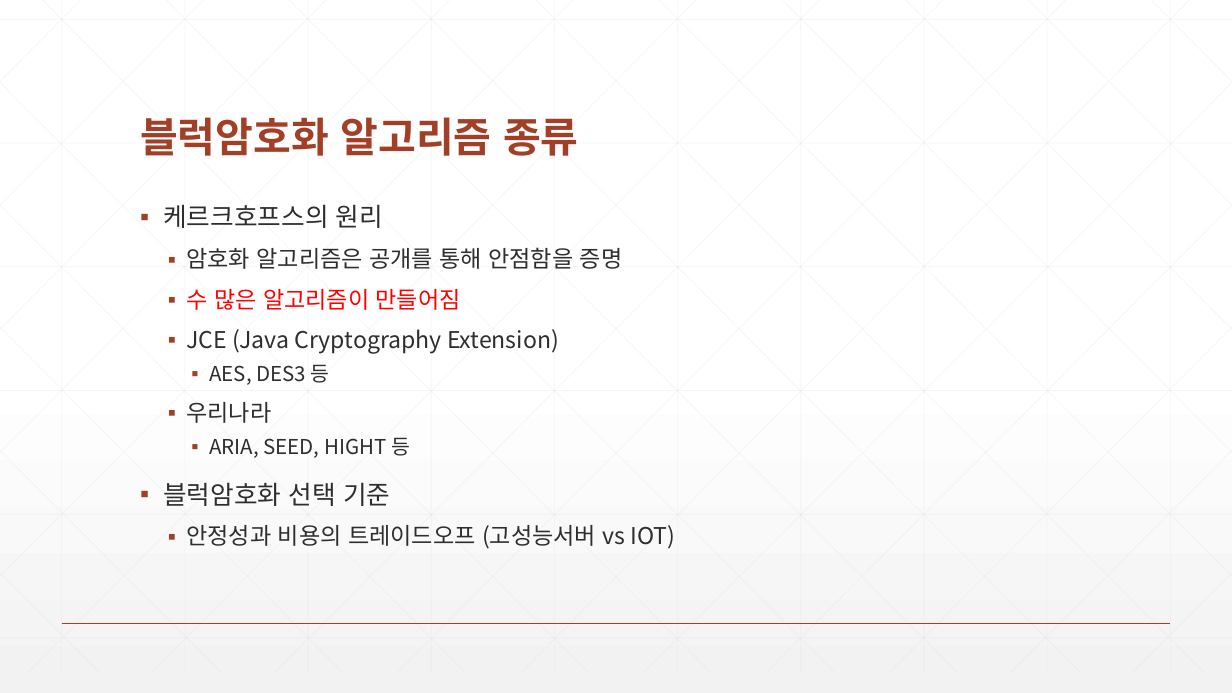
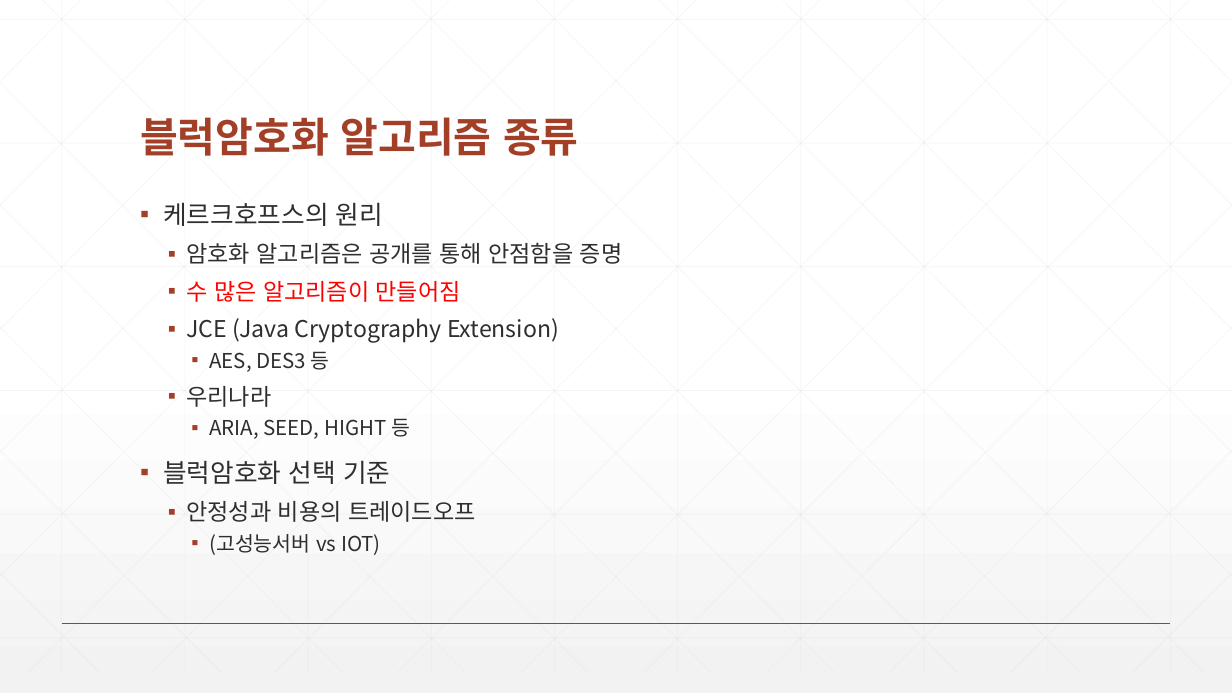
Before and after one commit to zeroshift01/code5, a slide deck: slide 6 of inflearn06/doc/6.암호화기능을구현합니다.pptx. Drawn at 1232x693 pixels with LibreOffice and Linux fonts; fonts in the diff are those of the drawing. Boxes give left, top, right and bottom in pixels: in the first picture for what was removed or moved away, otherwise in the second. Text is boxed around its words. In the diff, an @@ line names an element or a change of style, - is before the commit and + after.

```diff
--- a/inflearn06/doc/6.암호화기능을구현합니다.pptx
+++ b/inflearn06/doc/6.암호화기능을구현합니다.pptx
@@ text at (163,202,623,484): line spacing 0.9 to 0.8 @@
@@ text at (186,501,476,555): text changed @@
-  ▪ 안정성과 비용의 트레이드오프 (고성능서버 vs IOT)
+  ▪ 안정성과 비용의 트레이드오프
+    ▪ (고성능서버 vs IOT)
```
Also in this commit, not shown: 2 other slides changed, 6 other files.
